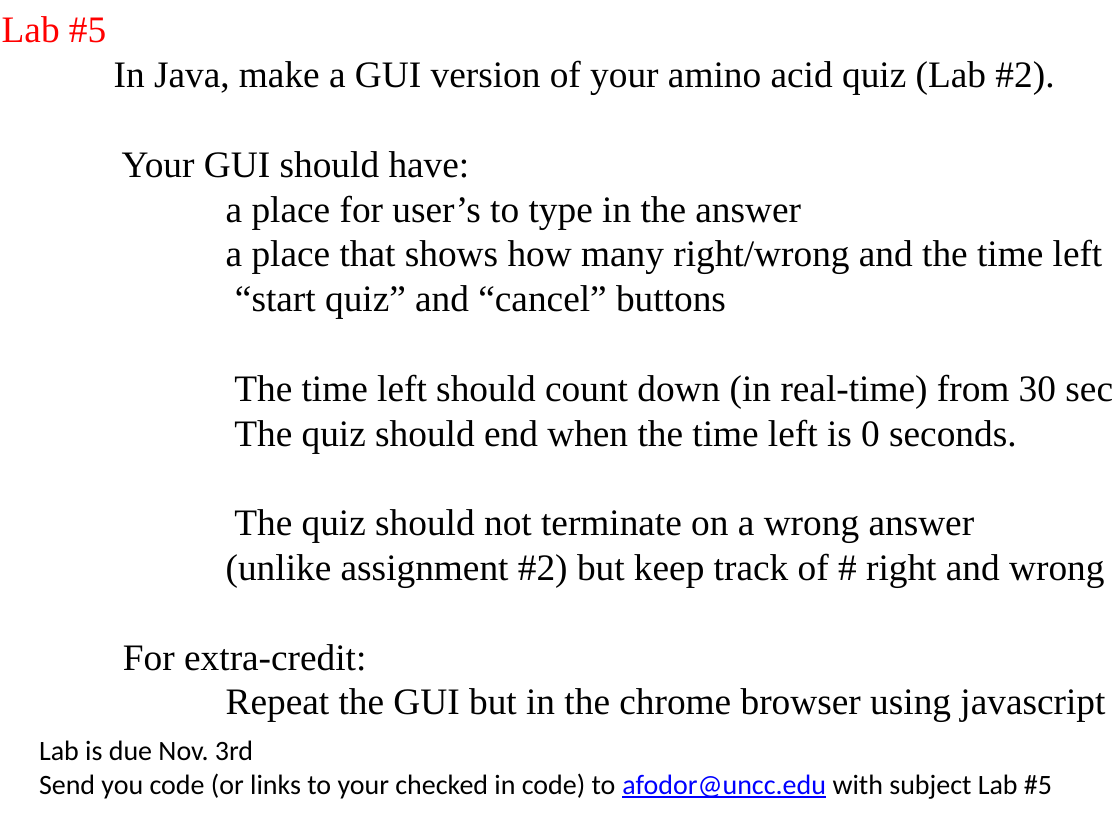
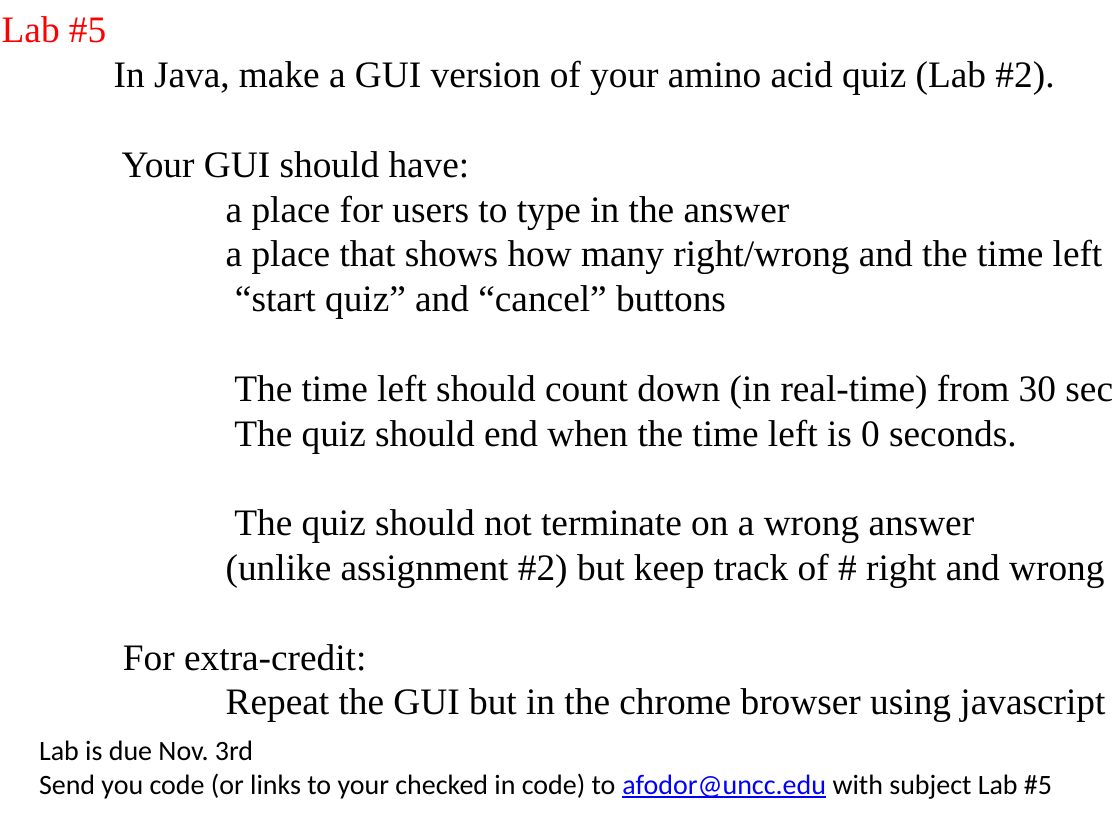
Before and after one commit to fodorclasses/fodorclasses.github.io, a slide deck: slide 1 of classes/prog2021/Lab05.pptx. Drawn at 1120x840 pixels with LibreOffice and Linux fonts; fonts in the diff are those of the drawing. Boxes give left, top, right and bottom in pixels: in the first picture for what was removed or moved away, otherwise in the second. Text is boxed around its words. In the diff, an @@ line names an element or a change of style, - is before the commit and + after.

Commit message:
lab 5

```diff
--- a/classes/prog2021/Lab05.pptx
+++ b/classes/prog2021/Lab05.pptx
@@ text at (226, 195, 790, 229): text changed @@
-a place for user’s to type in the answer
+a place for users to type in the answer
```
